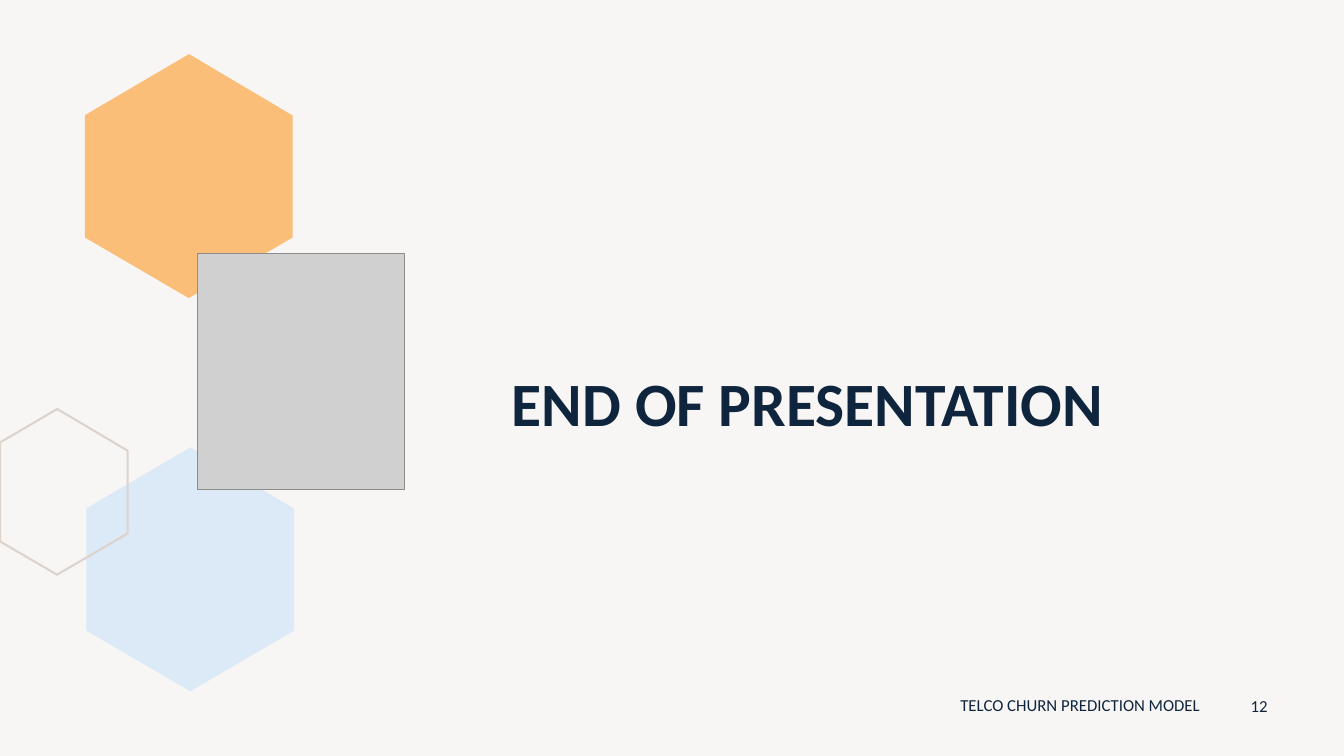
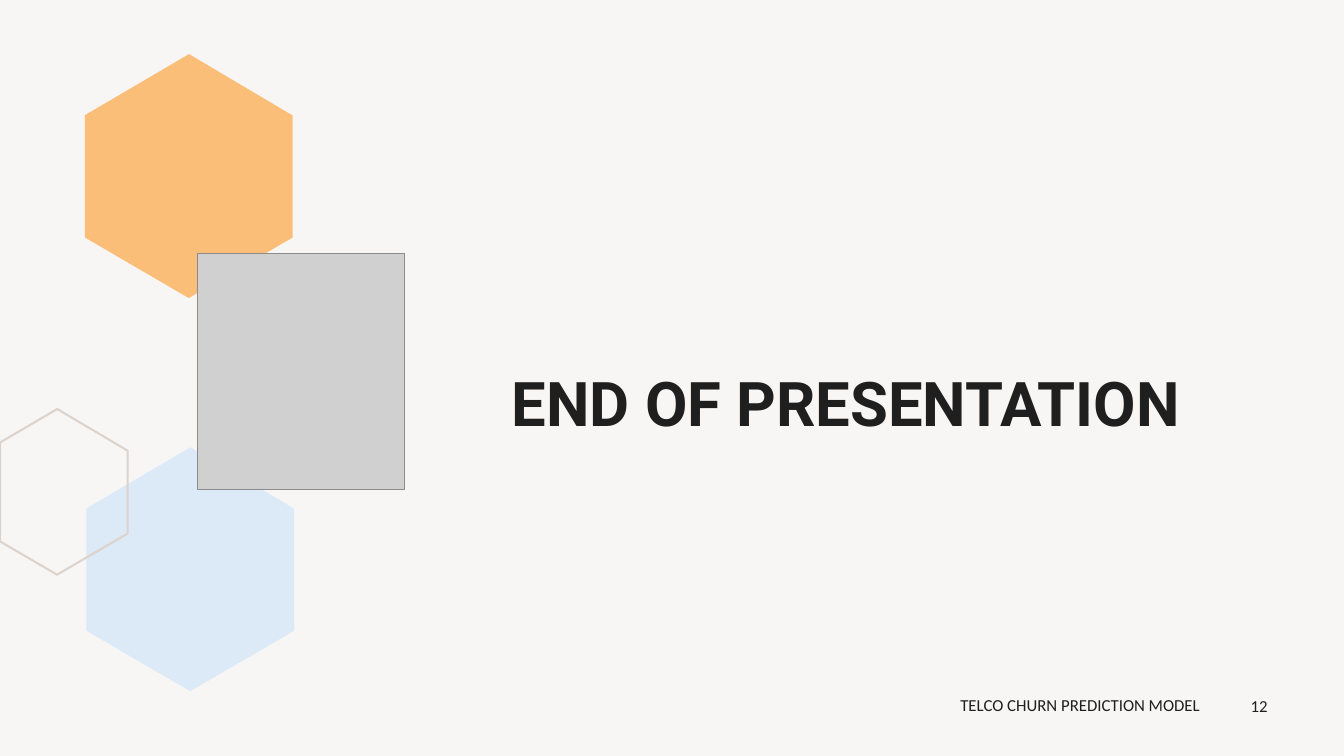
Before and after one commit to peerapat-t/telco_churn_prediction_model, a slide deck: slide 12 of Telco churn prediction model presentation.pptx. Drawn at 1344x756 pixels with LibreOffice and Linux fonts; fonts in the diff are those of the drawing; grey boxes stand for pictures. Boxes give left, top, right and bottom in pixels: in the first picture for what was removed or moved away, otherwise in the second. Text is boxed around its words. In the diff, an @@ line names an element or a change of style, - is before the commit and + after.

```diff
--- a/Telco churn prediction model presentation.pptx
+++ b/Telco churn prediction model presentation.pptx
@@ title "END OF PRESENTATION" at <box>512,381,1180,427</box>: font Calibri to Roboto, text colour #0F253E to #1F1F1F @@
@@ page number at <box>1251,701,1268,712</box>: text colour #0F253E to #1F1F1F @@
@@ text "TELCO CHURN PREDICTION MODEL" at <box>960,700,1200,711</box>: text colour #0F253E to #1F1F1F @@
```
Also in this commit, not shown: 21 other slides changed, 1 other file.
